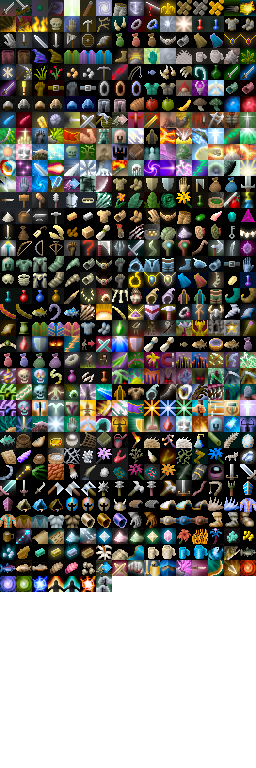
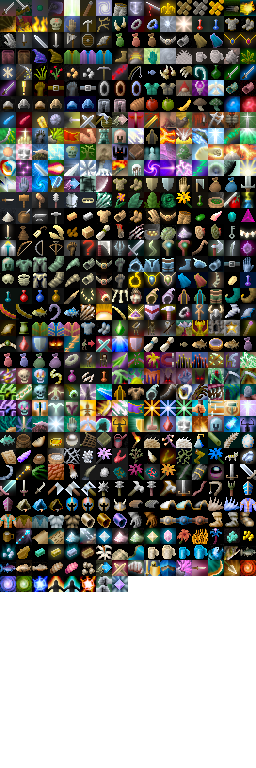
Two versions of the same layered image (256x768). Layer-by-layer changes:
painted on "Background" over [114, 579, 125, 590]
painted on "shade" over [112, 576, 128, 592]
